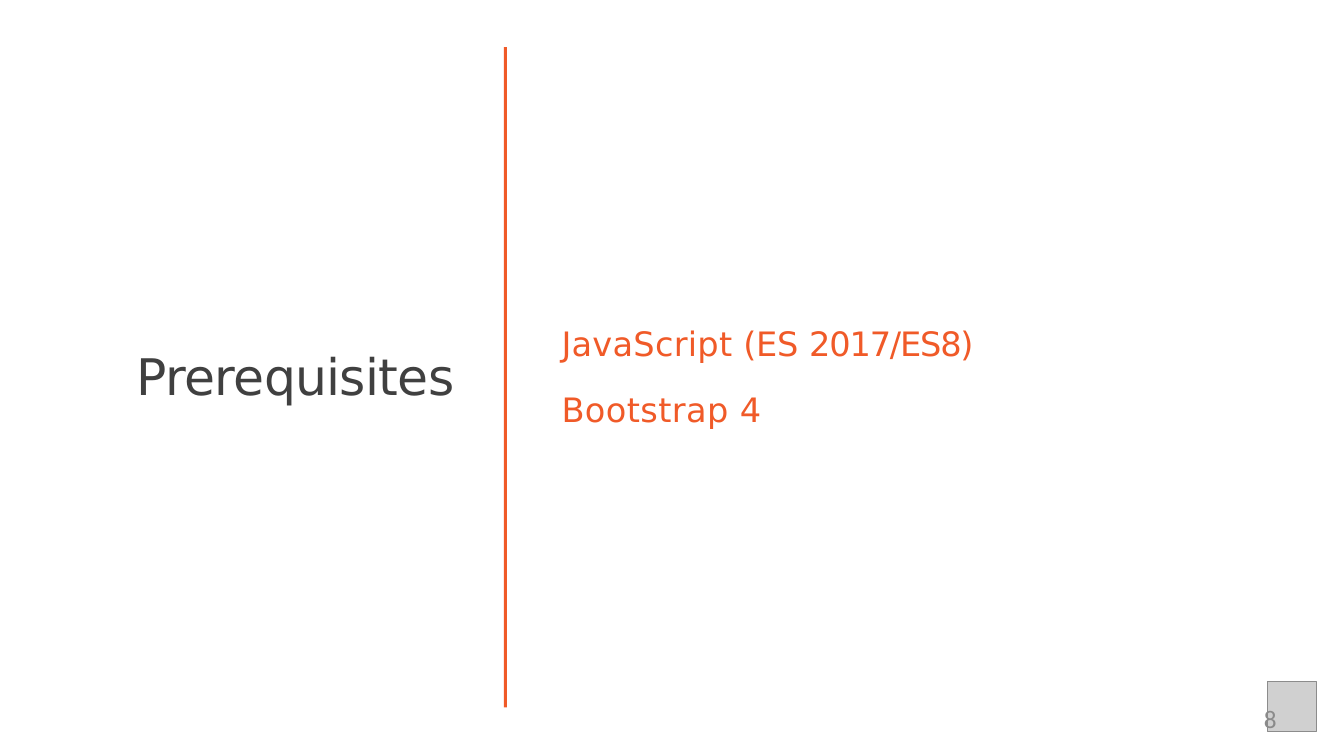
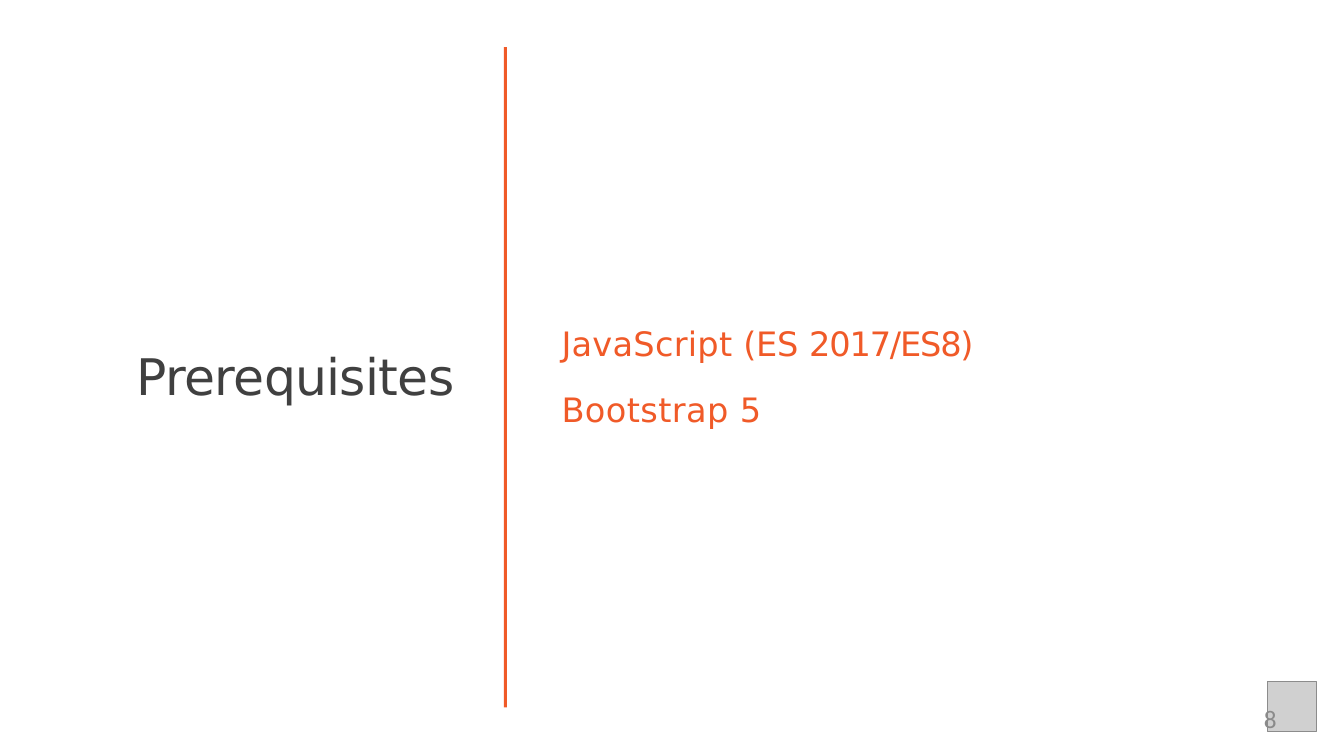
Before and after one commit to StevenJoseph19/UI, a slide deck: slide 8 of Day 17/Slides/2. Should You React/should-you-react-slides.pptx. Drawn at 1344x756 pixels with LibreOffice and Linux fonts; fonts in the diff are those of the drawing; grey boxes stand for pictures. Boxes give left, top, right and bottom in pixels: in the first picture for what was removed or moved away, otherwise in the second. Text is boxed around its words. In the diff, an @@ line names an element or a change of style, - is before the commit and + after.

```diff
--- a/Day 17/Slides/2. Should You React/should-you-react-slides.pptx
+++ b/Day 17/Slides/2. Should You React/should-you-react-slides.pptx
@@ title at box(562, 397, 761, 429): text changed @@
-Bootstrap 4
+Bootstrap 5
```
Also in this commit, not shown: 40 other files.
